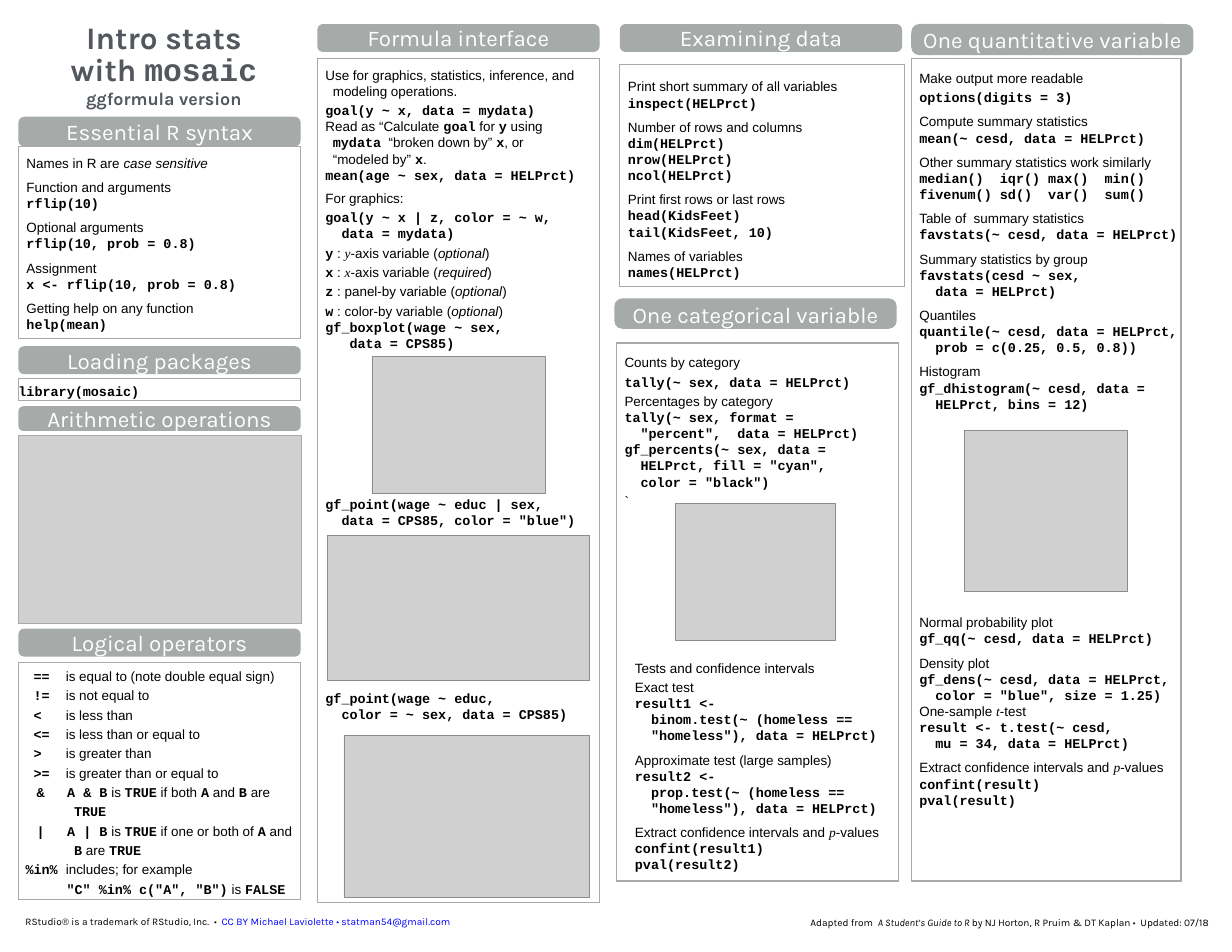
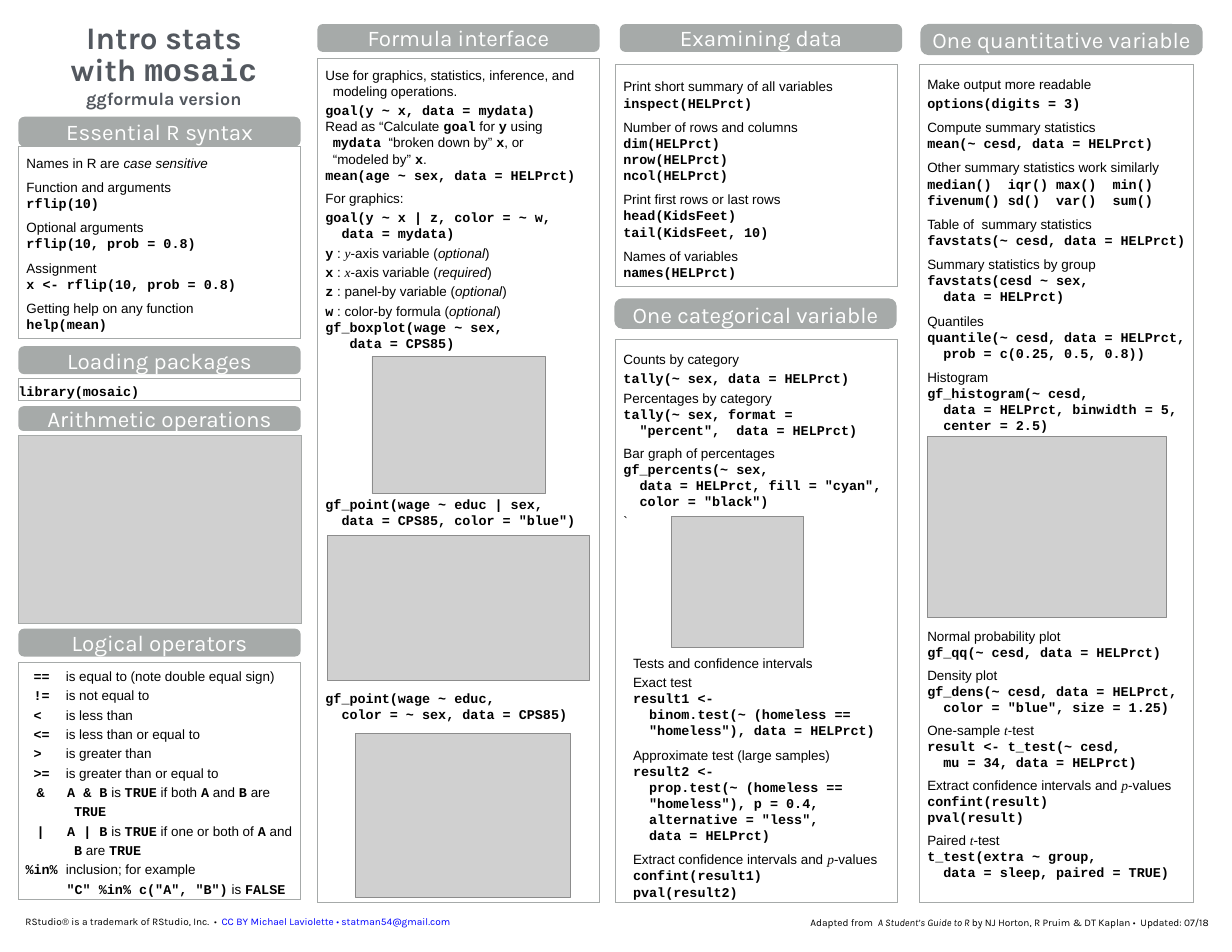
Before and after one commit to mlaviolet/Mosaic-cheatsheets, a slide deck: slide 1 of mosaic-cheatsheet-gf.pptx. Drawn at 1232x952 pixels with LibreOffice and Linux fonts; fonts in the diff are those of the drawing; grey boxes stand for pictures. Boxes give left, top, right and bottom in pixels: in the first picture for what was removed or moved away, otherwise in the second. Text is boxed around its words. In the diff, an @@ line names an element or a change of style, - is before the commit and + after.

```diff
--- a/mosaic-cheatsheet-gf.pptx
+++ b/mosaic-cheatsheet-gf.pptx
@@ rounded rectangle "One quantitative variable": place and size @@
-rounded rectangle "One quantitative variable" at (911,24,1193,56)
+rounded rectangle "One quantitative variable" at (920,24,1202,56)
@@ rectangle "Print short summary of all ...": place and size @@
-rectangle "Print short summary of all ..." at (620,65,905,286)
+rectangle "Print short summary of all ..." at (615,65,897,286)
@@ rectangle "Make output more readable": place and size @@
-rectangle "Make output more readable" at (911,59,1181,881)
+rectangle "Make output more readable" at (919,65,1193,902)
@@ text in rectangle at (325,306,501,319): text changed @@
-w : color-by variable (optional)
+w : color-by formula (optional)
@@ rectangle "Counts by category": place and size @@
-rectangle "Counts by category" at (616,343,898,880)
+rectangle "Counts by category" at (615,339,897,902)
@@ text in rectangle at (927,389,1177,433): text changed @@
-gf_dhistogram(~ cesd, data =
-HELPrct, bins = 12)
+gf_histogram(~ cesd,
+data = HELPrct, binwidth = 5,
+center = 2.5)
@@ text in rectangle at (623,448,881,493): text changed @@
-gf_percents(~ sex, data =
-HELPrct, fill = "cyan",
+Bar graph of percentages
+gf_percents(~ sex,
+data = HELPrct, fill = "cyan",
@@ picture: place and size @@
-picture at (964,431,1128,592)
+picture at (927,436,1166,618)
@@ picture: place and size @@
-picture at (676,504,835,641)
+picture at (671,516,803,647)
@@ text in rectangle at (927,631,1171,793): line spacing 1.5 to 1; more space between paragraphs @@
@@ picture: place and size @@
-picture at (344,736,589,897)
+picture at (355,733,571,897)
@@ text in rectangle at (927,741,1120,754): text changed @@
-result <- t.test(~ cesd,
+result <- t_test(~ cesd,
@@ text at (649,798,818,843): text changed @@
-"homeless"), data = HELPrct)
+"homeless"), p = 0.4,
+alternative = "less",
+data = HELPrct)
@@ text in rectangle at (927,835,1169,880): paragraphs added @@
+Paired t-test
+t_test(extra ~ group,
+data = sleep, paired = TRUE)
@@ text in rectangle at (26,864,196,877): text changed @@
-%in% includes; for example
+%in% inclusion; for example
```
Also in this commit, not shown: 1 other slide changed, 3 other files.
